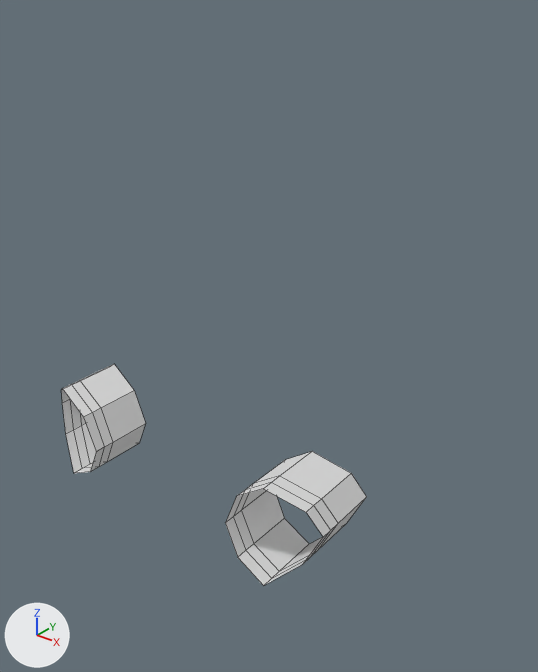
Before and after pictures for a commit that changed the Blender file blender/anime_head/animehead.blend.
Before and after are seen from a 50 mm camera at (8.45, -9.61, 7.91) aimed at (0.05, 0.89, 1.4). The lights are fixed; the arrows at lower left show +X, +Y and +Z. Mesh edges are drawn as thin lines.
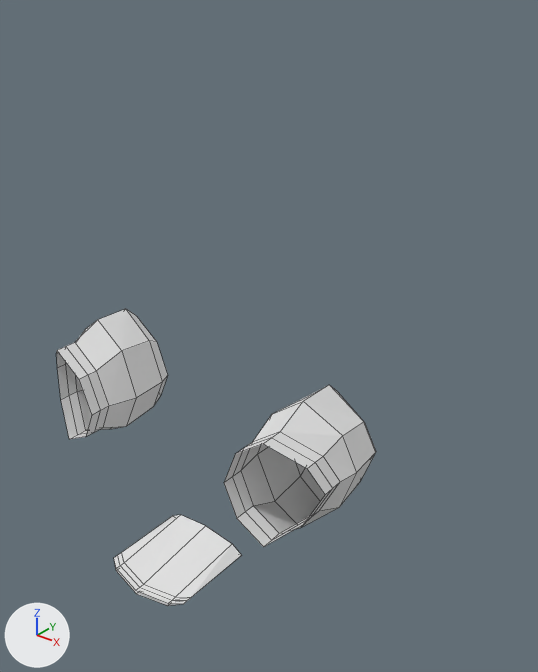
The change, as a list of edits to the scene's bpy script:
```text
Change me_circle:
    used by ob_circle; location = (0.0, 0.0, -5.0); scale = (1.2, 1.2, 1.2)
    remove me_circle.from_pydata(...)  # 78 vertices, 24 faces, 47 loose edges; spans x 0.0..3.89, y -3.25..4.31, z 0.0..10.1
    add me_circle.from_pydata(...)  # 111 vertices, 56 faces, 43 loose edges; spans x 0.0..3.89, y -3.25..4.31, z 0.0..10.1
    me_circle part 1: the loose piece of 32 vertices spanning x 1.39..2.77, y -1.92..-0.43, z 3.09..4.76 is rebuilt with 49 vertices and now spans x 1.29..2.85, y -1.92..-0.04, z 3.55..5.68
    me_circle part 2
    3 vertices are removed from x 0.59..0.79, y -2.39..-2.34, z 2.12..2.24
    5 loose edges are deleted
    13 vertices are added at x 0.0..0.79, y -2.42..-0.91, z 2.09..2.39
    5 new vertices lie (0.0, 0.08, 0.0) away from vertices in x 0.0..0.79, y -2.42..-2.26, z 2.09..2.2
    1 loose edge is added
    12 new faces join them
```

What differs and where, as boxes (x1, y1, x2, y2) in the pictures (538 x 672 px):
'Circle', reshaped
    before: (61, 364, 367, 585)
    after: (56, 309, 376, 606)
part 1 of me_circle, rebuilt
    before: (61, 364, 367, 585)
    after: (56, 309, 376, 547)
part 2 of me_circle, built on
    after: (114, 515, 241, 606)
